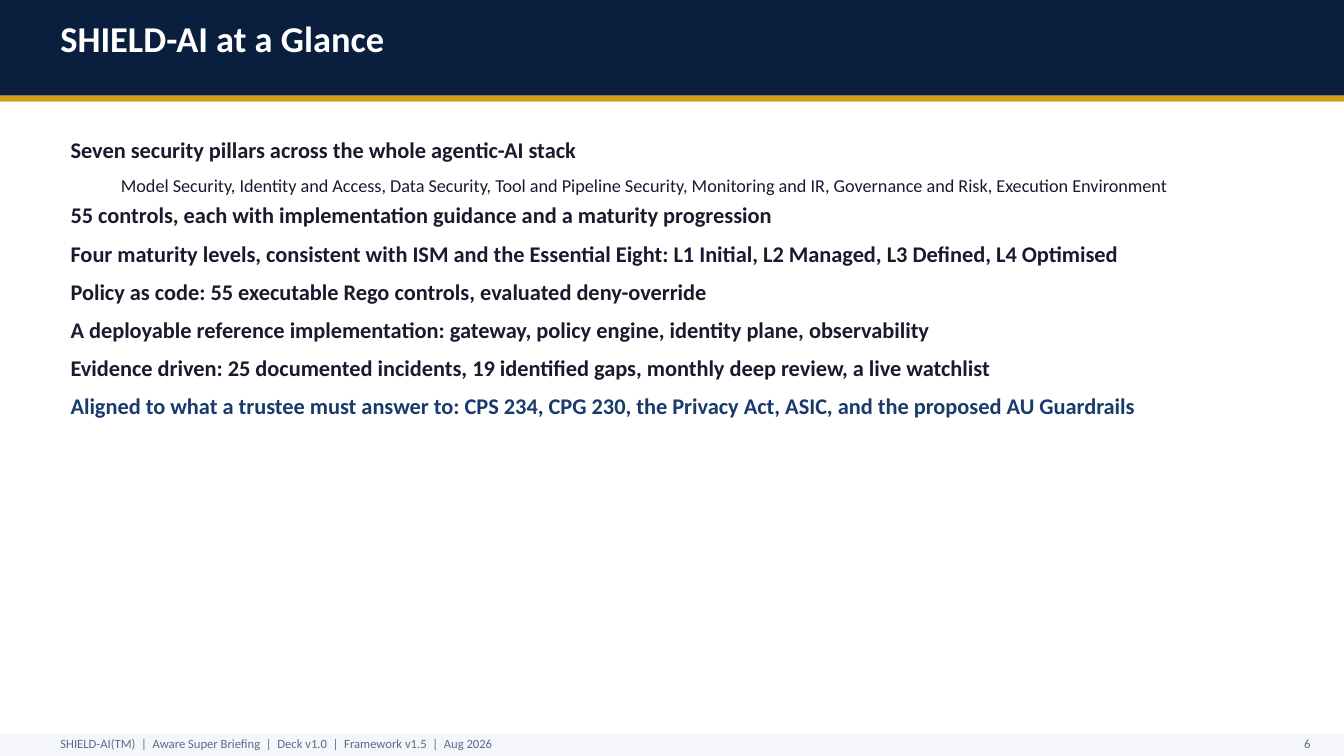
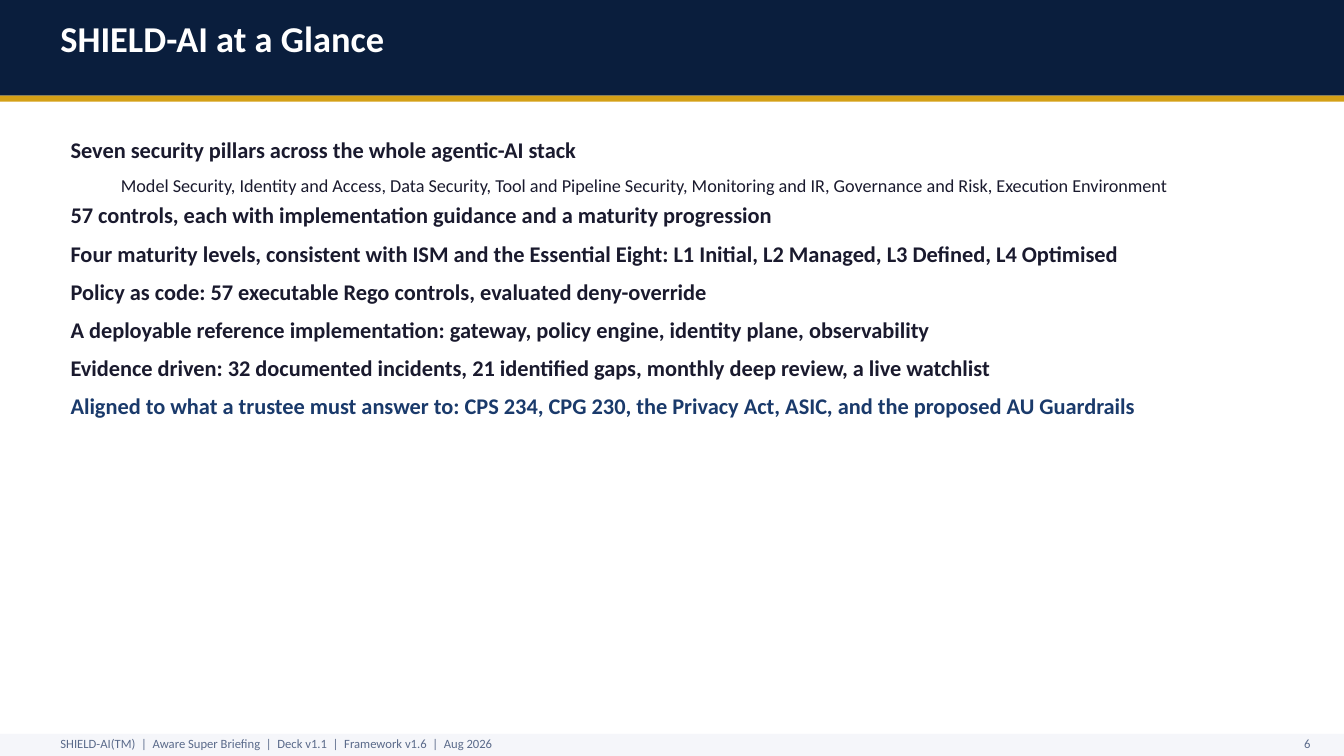
Before and after one commit to monch1962/shield-ai, a slide deck: slide 7 of client-specific/aware-super/shield-ai-deck-aware-super.pptx. Drawn at 1344x756 pixels with LibreOffice and Linux fonts; fonts in the diff are those of the drawing. Boxes give left, top, right and bottom in pixels: in the first picture for what was removed or moved away, otherwise in the second. Text is boxed around its words. In the diff, an @@ line names an element or a change of style, - is before the commit and + after.

Commit message:
Complete v1.6 weekly cycle delivery: decks, builds, verification, humanisation
- Deck HTML footers bumped v1.5 -> v1.6 across business, buyers-journey-bridge,
  and technical decks; control counts 55 -> 57; incident counts 25 -> 32;
  deck PDFs regenerated (14/7/27 slides)
- Client decks rebuilt to framework v1.6: defence v1.2 -> v1.3, aware-super
  v1.0 -> v1.1 (MS-10/TP-11 pillar bullets, evidence slides refreshed,
  footers/manifests/framework_version updated); VERSIONS.md rows added
- tools/build_docs.sh run; pypdf/EPUB verification confirms MS-10, TP-11,
  v1.6, G20/G21, and list rendering in all outputs
- Paragraph-adjacent list spacing scan: 0 real junctions repo-wide
- Humanizer pass on gap-analysis report prose (exec summary + v1.6 narrative);
  data/controls/severities untouched
- New Rego stubs for MS-10 and TP-11 (57 total) + sweep helper scripts

```diff
--- a/client-specific/aware-super/shield-ai-deck-aware-super.pptx
+++ b/client-specific/aware-super/shield-ai-deck-aware-super.pptx
@@ text at box(71, 207, 771, 227): text changed @@
-55 controls, each with implementation guidance and a maturity progression
+57 controls, each with implementation guidance and a maturity progression
@@ text at box(71, 284, 707, 304): text changed @@
-Policy as code: 55 executable Rego controls, evaluated deny-override
+Policy as code: 57 executable Rego controls, evaluated deny-override
@@ text at box(71, 360, 989, 380): text changed @@
-Evidence driven: 25 documented incidents, 19 identified gaps, monthly deep review, a live watchlist
+Evidence driven: 32 documented incidents, 21 identified gaps, monthly deep review, a live watchlist
@@ text at box(60, 739, 493, 750): text changed @@
-SHIELD-AI(TM) | Aware Super Briefing | Deck v1.0 | Framework v1.5 | Aug 2026
+SHIELD-AI(TM) | Aware Super Briefing | Deck v1.1 | Framework v1.6 | Aug 2026
```
Also in this commit, not shown: 23 other slides changed, 39 other files.
